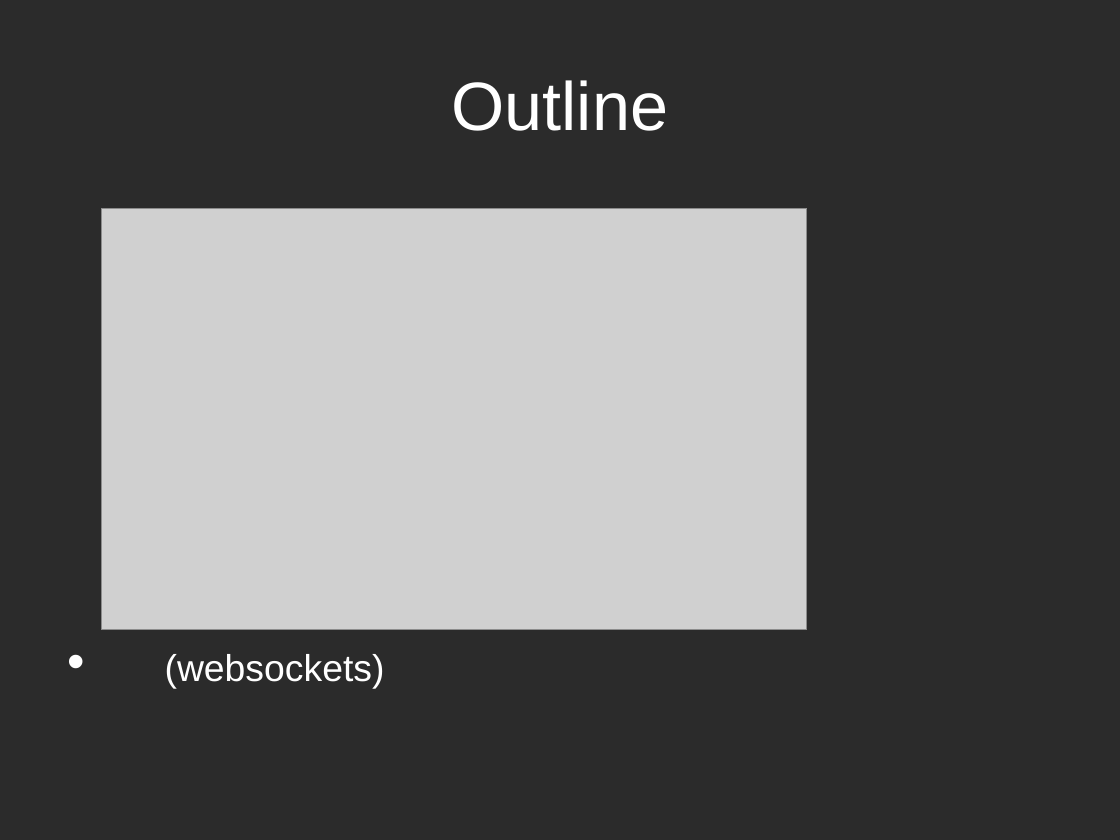
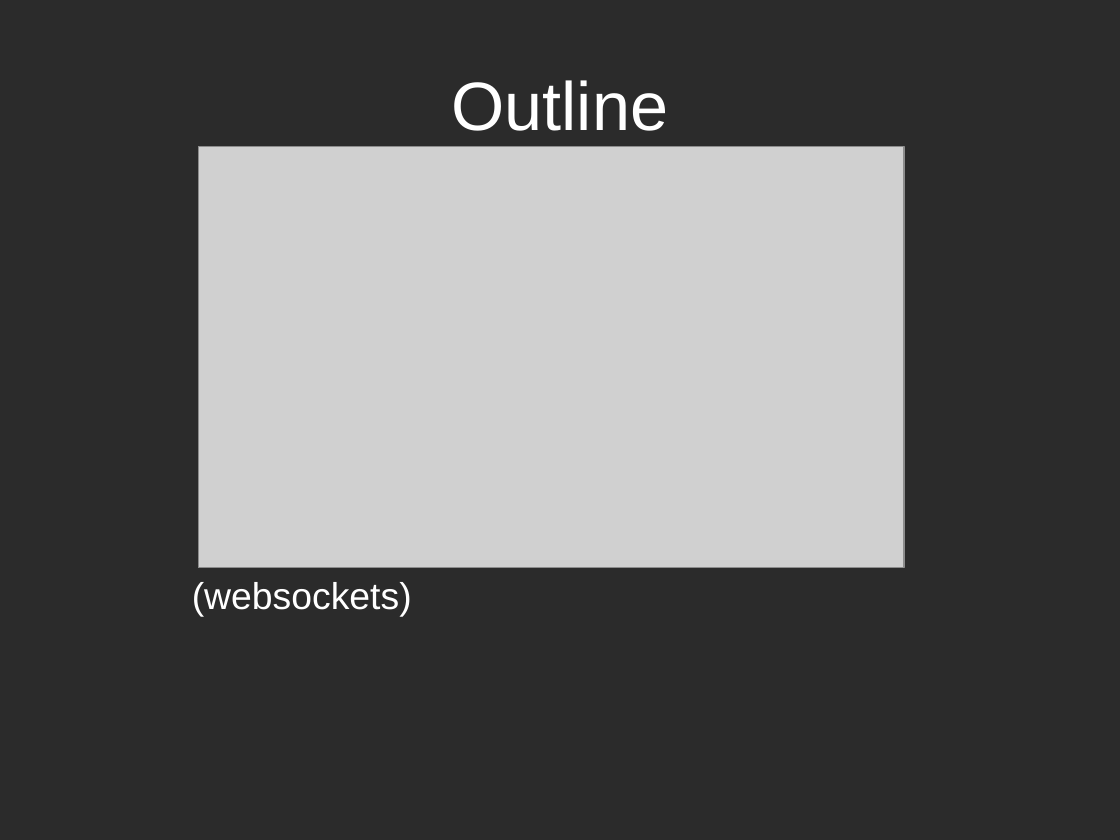
Before and after one commit to paaschpa/frankencade, a slide deck: slide 5 of ccc2016.ppt (slide 4 before the commit). Drawn at 1120x840 pixels with LibreOffice and Linux fonts; fonts in the diff are those of the drawing; grey boxes stand for pictures; background and template pictures are left out; a plain dark background stands for a picture behind light text. Boxes give left, top, right and bottom in pixels: in the first picture for what was removed or moved away, otherwise in the second. Text is boxed around its words. In the diff, an @@ line names an element or a change of style, - is before the commit and + after.

```diff
--- a/ccc2016.ppt
+++ b/ccc2016.ppt
@@ picture: place and size @@
-picture at bbox=[101, 208, 806, 629]
+picture at bbox=[198, 147, 904, 568]
@@ text "(websockets)" at bbox=[192, 582, 412, 616]: bullet • to none @@
```
Also in this commit, not shown: 1 other slide changed, 2 slides added, 2 other files.
